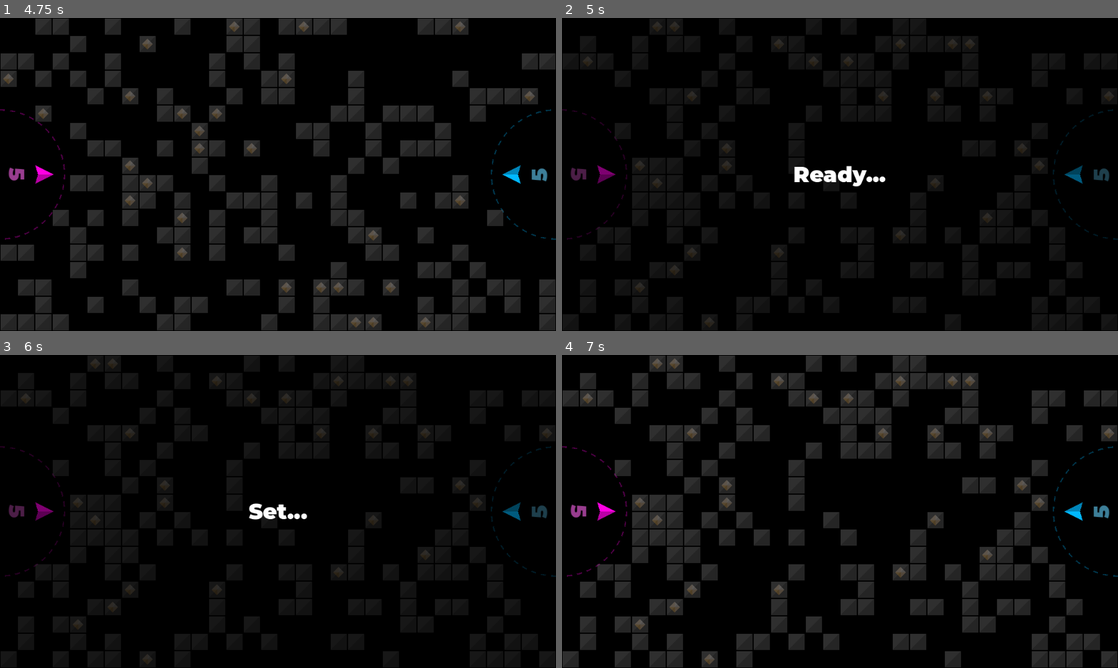
Above: before the commit, frames 1-4 (two rows, left to right).
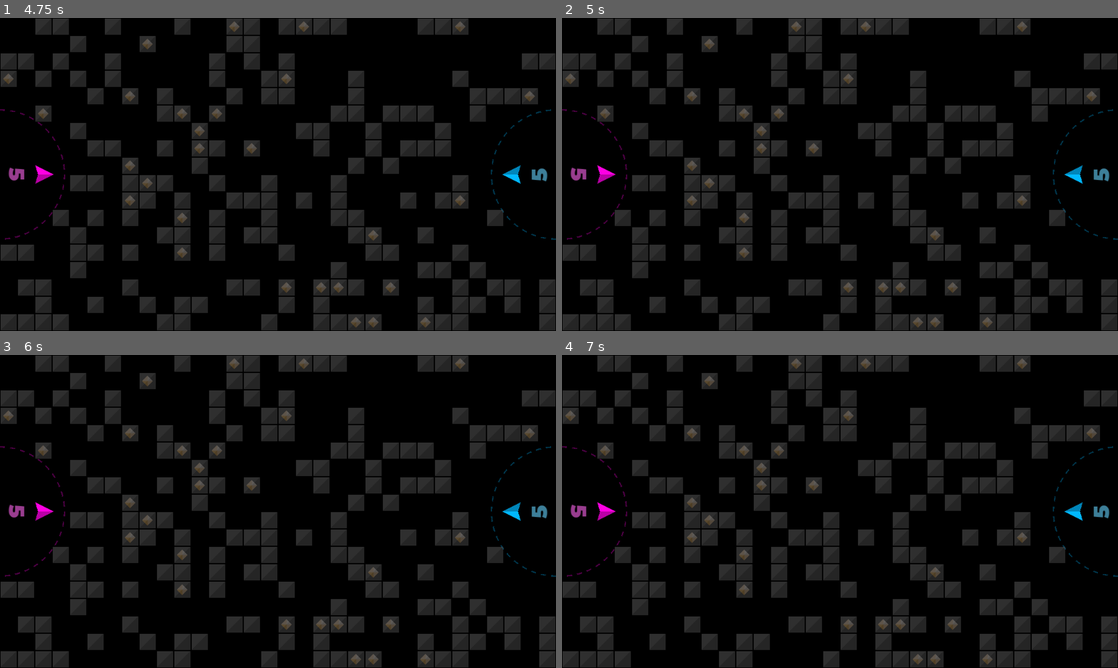
Above: after the commit, the same moments.

Repository: outrightmental/Blockbusters
Game: Godot game, scene res://scenes/main.tscn
Same seed, same stepped clock (60 frames per second), same inputs: the game is played once before the commit and once after it.
Inputs (mouse positions are in pixels of both pictures, inside the frame that each line leads up to):
- Up to frame 1 (4.75 s): click (283, 165) at 0.5 s; tap Enter (ui_accept) at 1.25, 1.52, 2, 2.27, 3.5, 3.77, 4.25, 4.52 s; hold Right (ui_right) 1.28-2.03 s; hold Down (ui_down) 2.03-2.78 s; hold Right (ui_right) 2.78-3.53 s; hold Up (ui_up) 3.53-4.28 s; hold Left (ui_left) from 4.28 s (still down)
- Up to frame 2 (5 s): keep holding Left (ui_left); tap Escape (ui_cancel) at 4.9 s
- Up to frame 3 (6 s): tap Enter (ui_accept) at 5.27, 5.75 s; release Left (ui_left) at 5.78 s; hold Down (ui_down) from 5.78 s (still down)
- Up to frame 4 (7 s): tap Enter (ui_accept) at 6.5, 6.77 s; release Down (ui_down) at 6.53 s; hold Right (ui_right) from 6.53 s (still down)

Frame 1 is identical in both runs. In frame 2, 20% of the frame differs, in the area x 0-100%, y 0-100%; in frame 3, 19%; in frame 4, 36%.

Commit message:
Remove the temporary "press escape to reset board" function

Diff:
--- a/scenes/play_game.gd
+++ b/scenes/play_game.gd
@@ -60,10 +60,7 @@
 
 # Called every frame. 'delta' is the elapsed time since the previous frame.
 func _process(_delta: float) -> void:
-	# if the escape key is pressed, navigate to this scene to reset the game
-	if Input.is_action_just_pressed('ui_cancel'):
-		_goto_scene('res://scenes/play_game.tscn')
-		return
+	pass
 
 
 # Show the game over modal for some time, then go back to main screen
